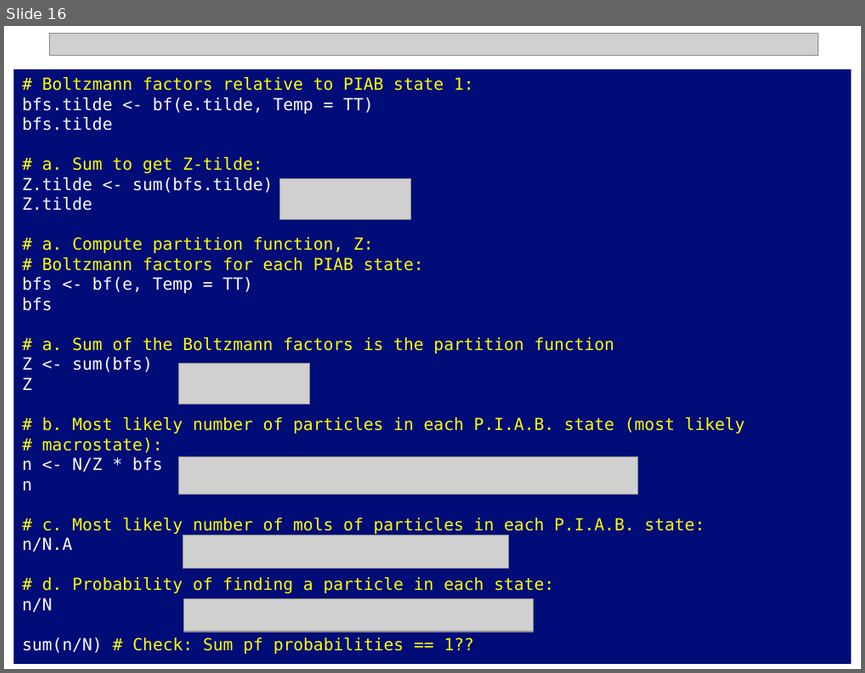
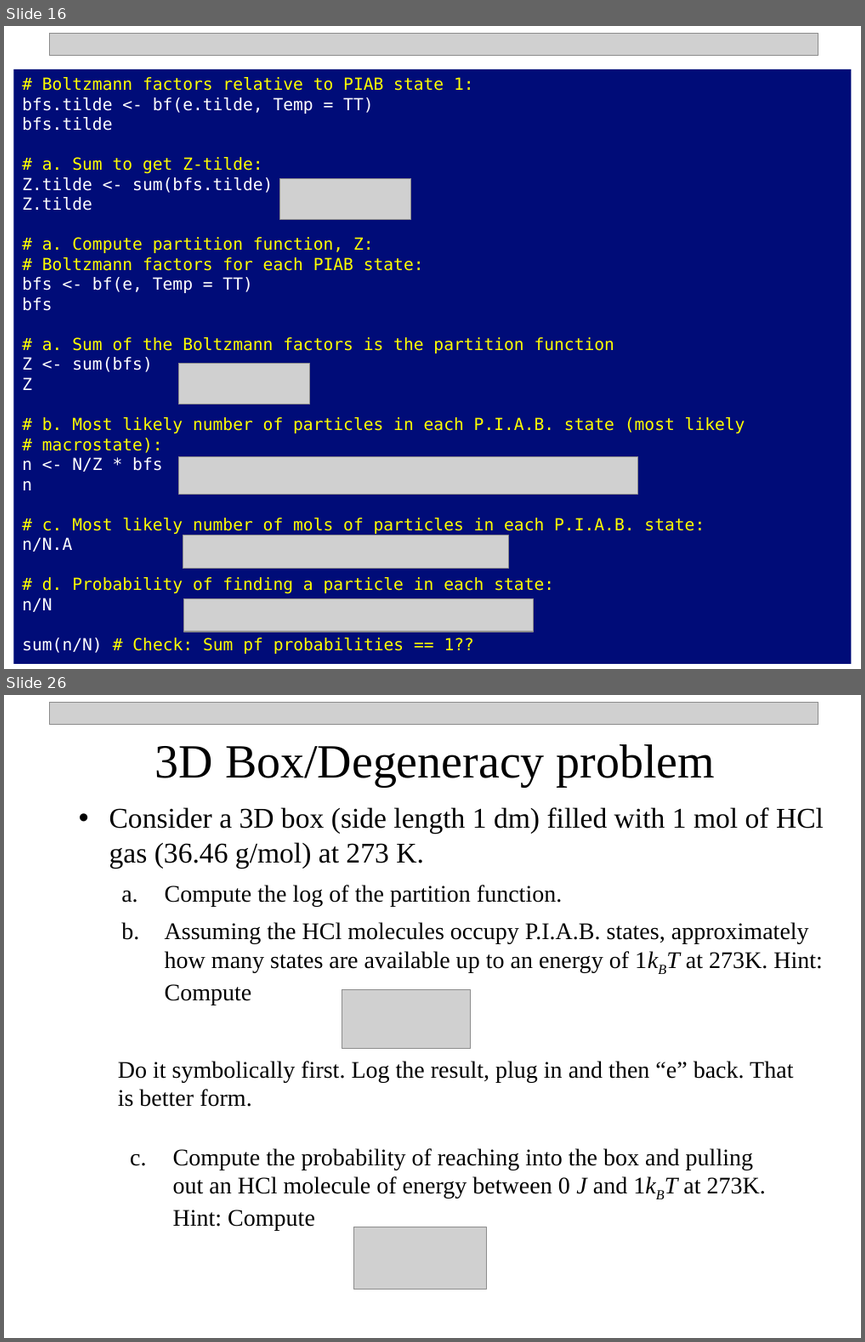
Before and after one commit to npetraco/CHE302, a slide deck: Notes/6_boltzmann.pptx. Shown one above the other, each under a label of ours: slide 16 before the commit, slides 16 and 26 after it; the slides between them are not shown. The pictures are 865x673 and 865x1342 pixels, drawn with LibreOffice and Linux fonts; fonts in the diff are those of the drawing; grey boxes stand for pictures. Boxes give left, top, right and bottom in pixels: in the first picture for what was removed or moved away, otherwise in the second. Text is boxed around its words. In the diff, an @@ line names an element or a change of style, - is before the commit and + after.

```diff
--- a/Notes/6_boltzmann.pptx
+++ b/Notes/6_boltzmann.pptx
@@ slide 26 added at box(4, 695, 861, 1338), background #FFFFFF @@
@@ picture added at box(49, 702, 818, 724) @@
@@ text added at box(155, 744, 715, 786), 40 pt, text #000000 @@
+3D Box/Degeneracy problem
@@ text added at box(109, 807, 823, 1005), 20 pt, text #000000 @@
+  • Consider a 3D box (side length 1 dm) filled with 1 mol of HCl gas (36.46 g/mol) at 273 K.
+    a. Compute the log of the partition function.
+    b. Assuming the HCl molecules occupy P.I.A.B. states, approximately how many states are available up to an energy of 1kBT at 273K. Hint: Compute
@@ picture added at box(342, 990, 470, 1049) @@
@@ text added at box(118, 1061, 793, 1106), 20 pt, text #000000 @@
+    Do it symbolically first. Log the result, plug in and then “e” back. That is better form.
@@ text added at box(173, 1148, 766, 1231), 20 pt, text #000000 @@
+    c. Compute the probability of reaching into the box and pulling out an HCl molecule of energy between 0 J and 1kBT at 273K. Hint: Compute
@@ picture added at box(353, 1227, 487, 1289) @@
```
Also in this commit, not shown: 7 slides changed, 13 other slides added.
